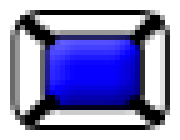
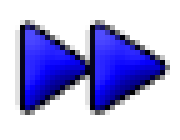
Layers edited between the first and the second (180, 140) image:
added group "FF" with 2 layers above "Pause" over [20, 25, 165, 110]
added layer "Shape 9 copy 3" in group "FF" over [90, 25, 165, 110]
added layer "Shape 9 copy 2" in group "FF" over [20, 25, 90, 110]
hid group "Fullscreen" (6 layers) over [15, 15, 165, 125]
